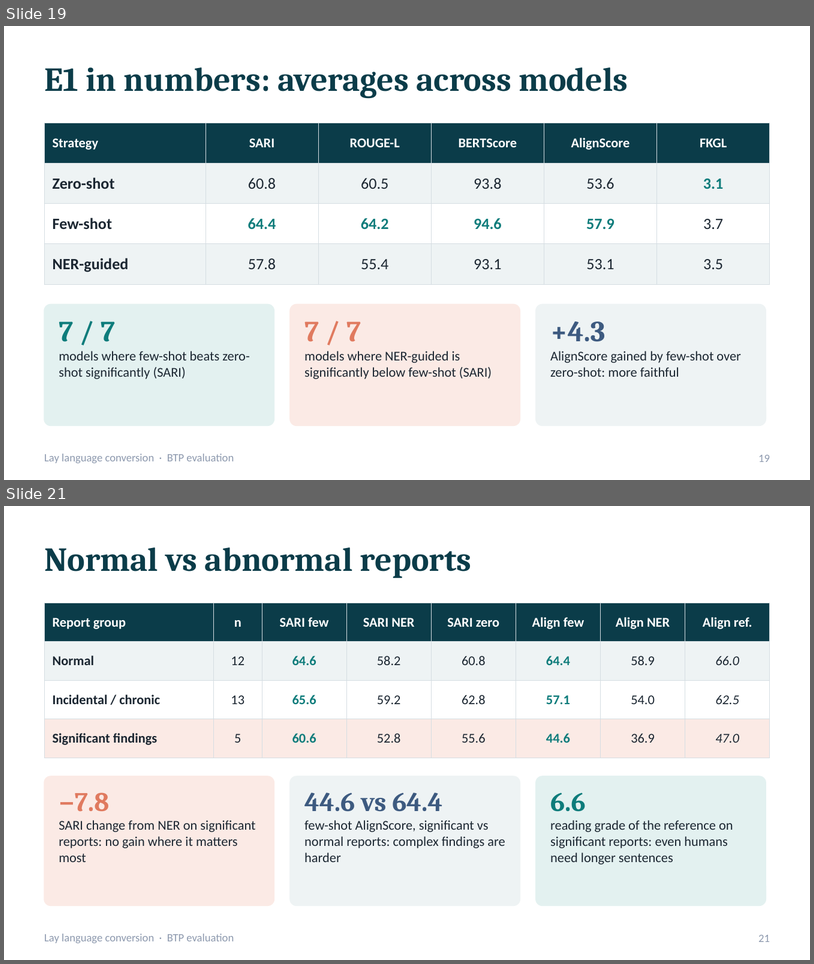
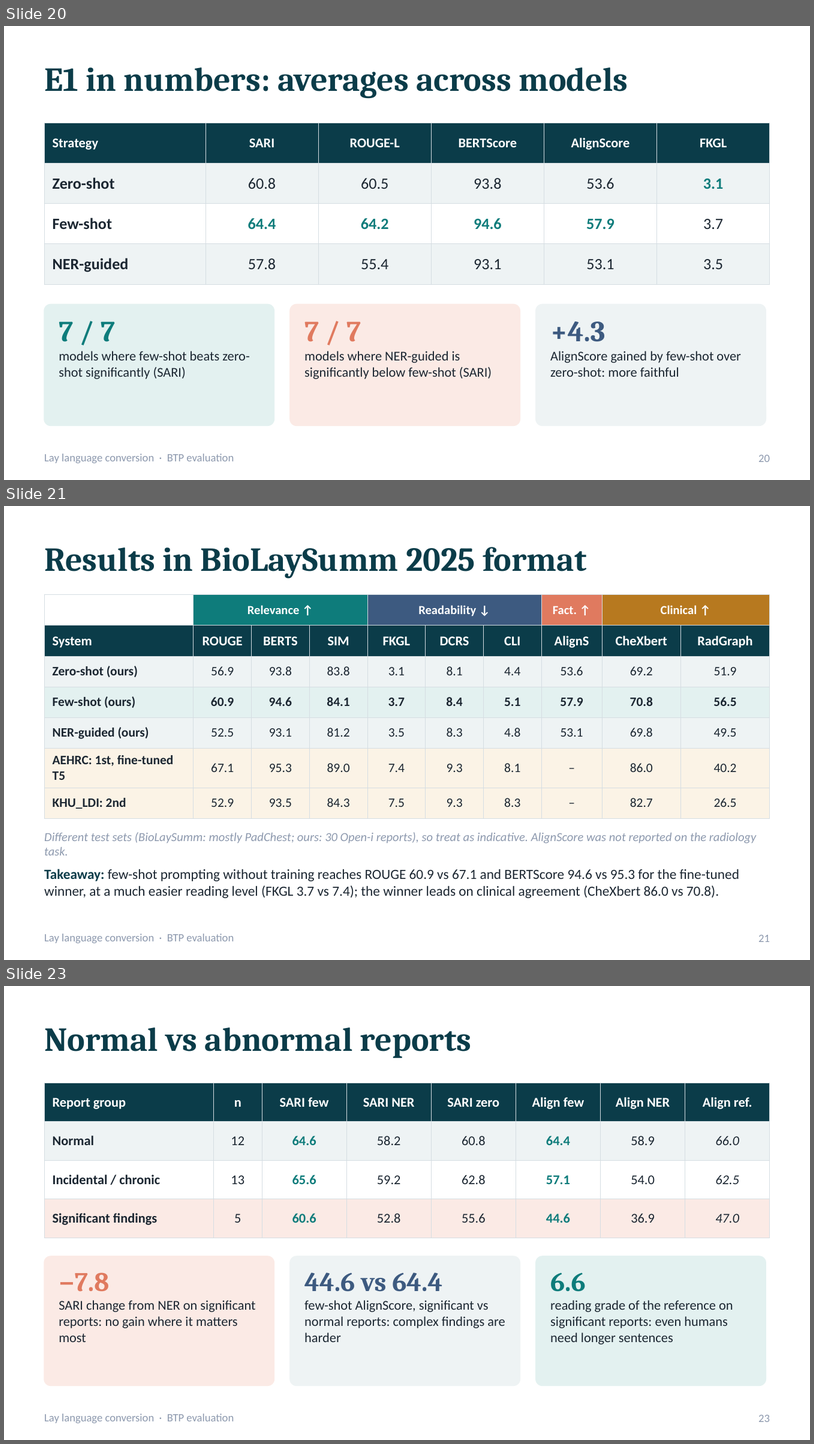
Before and after one commit to bibesgotthevibes/btp-Project, a slide deck: docs/BTP_Lay_Language_Conversion_Evaluation.pptx. Shown one above the other, each under a label of ours: slides 19 and 21 before the commit, slides 20, 21 and 23 after it; the slides between them are not shown. The pictures are 814x964 and 814x1444 pixels, drawn with LibreOffice and Linux fonts; fonts in the diff are those of the drawing. Boxes give left, top, right and bottom in pixels: in the first picture for what was removed or moved away, otherwise in the second. Text is boxed around its words. In the diff, an @@ line names an element or a change of style, - is before the commit and + after.

```diff
--- a/docs/BTP_Lay_Language_Conversion_Evaluation.pptx
+++ b/docs/BTP_Lay_Language_Conversion_Evaluation.pptx
@@ slide 21 added at box(4, 506, 810, 960), background #FFFFFF; not listed: 1 template element that a slide beside it also shows @@
@@ title added at box(44, 547, 587, 579), 30 pt, text #0B3C49, bold @@
+Results in BioLaySumm 2025 format
@@ table added at box(44, 595, 770, 811), 7 rows, 10 columns @@
+ | Relevance ↑ |  |  | Readability ↓ |  |  | Fact. ↑ | Clinical ↑ | 
+System | ROUGE | BERTS | SIM | FKGL | DCRS | CLI | AlignS | CheXbert | RadGraph
+Zero-shot (ours) | 56.9 | 93.8 | 83.8 | 3.1 | 8.1 | 4.4 | 53.6 | 69.2 | 51.9
+Few-shot (ours) | 60.9 | 94.6 | 84.1 | 3.7 | 8.4 | 5.1 | 57.9 | 70.8 | 56.5
+NER-guided (ours) | 52.5 | 93.1 | 81.2 | 3.5 | 8.3 | 4.8 | 53.1 | 69.8 | 49.5
+AEHRC: 1st, fine-tuned T5 | 67.1 | 95.3 | 89.0 | 7.4 | 9.3 | 8.1 | – | 86.0 | 40.2
+KHU_LDI: 2nd | 52.9 | 93.5 | 84.3 | 7.5 | 9.3 | 8.3 | – | 82.7 | 26.5
@@ text added at box(44, 832, 756, 855), 11 pt, text #8D99AE, italic @@
+Different test sets (BioLaySumm: mostly PadChest; ours: 30 Open-i reports), so treat as indicative. AlignScore was not reported on the radiology task.
@@ text added at box(44, 868, 740, 898), 12.5 pt, text #1B2631 @@
+Takeaway: few-shot prompting without training reaches ROUGE 60.9 vs 67.1 and BERTScore 94.6 vs 95.3 for the fine-tuned winner, at a much easier reading level (FKGL 3.7 vs 7.4); the winner leads on clinical agreement (CheXbert 86.0 vs 70.8).
@@ page number added at box(759, 934, 770, 942), 10 pt, text #8D99AE @@
+21
@@ what was slide 19 is now slide 20 @@
@@ page number at box(759, 454, 770, 462): text changed @@
-19
+20
@@ what was slide 21 is now slide 23 @@
@@ page number at box(759, 1414, 770, 1422): text changed @@
-21
+23
```
Also in this commit, not shown: 6 slides changed, 2 other slides added, 10 other files.
